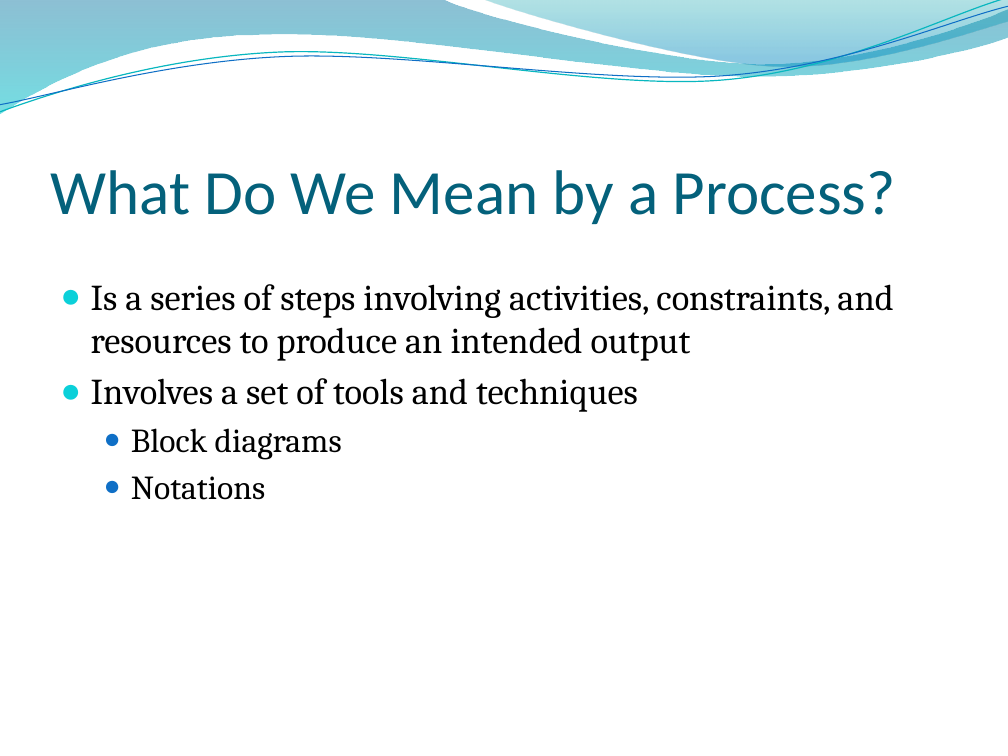
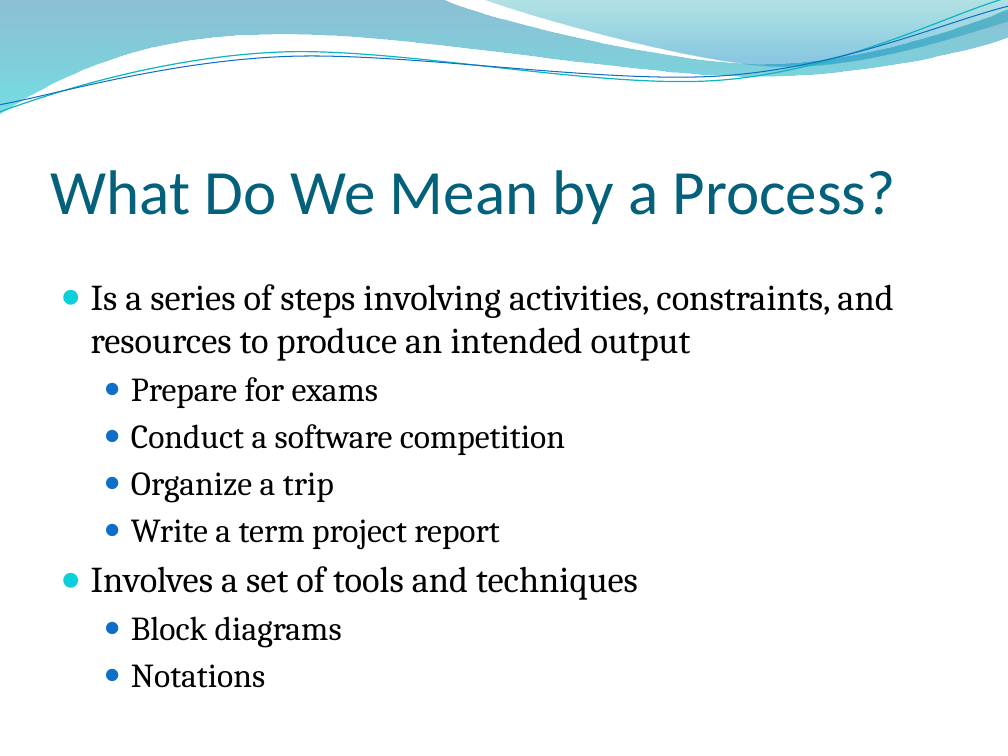
Before and after one commit to abdulsaboor938/Semester-4, a slide deck: slide 2 of Software Engineering/Slides/Lecture 3-4 Software Process Models 20200926 A.pptx. Drawn at 1008x756 pixels with LibreOffice and Linux fonts; fonts in the diff are those of the drawing; background and template pictures are left out. Boxes give left, top, right and bottom in pixels: in the first picture for what was removed or moved away, otherwise in the second. Text is boxed around its words. In the diff, an @@ line names an element or a change of style, - is before the commit and + after.

```diff
--- a/Software Engineering/Slides/Lecture 3-4 Software Process Models 20200926 A.pptx
+++ b/Software Engineering/Slides/Lecture 3-4 Software Process Models 20200926 A.pptx
@@ text at (131,377,565,550): paragraphs added @@
+  ● Prepare for exams
+  ● Conduct a software competition
+  ● Organize a trip
+  ● Write a term project report
```
Also in this commit, not shown: 3 other slides changed, 13 slides added, 1 slide removed, 3 other files.
